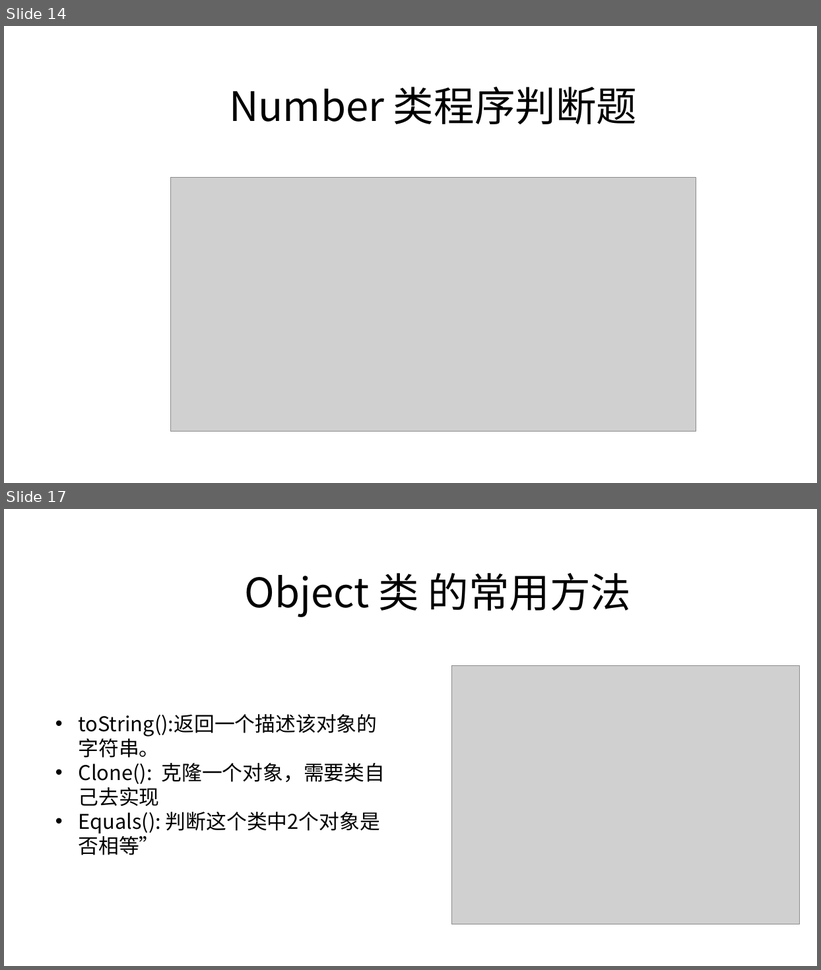
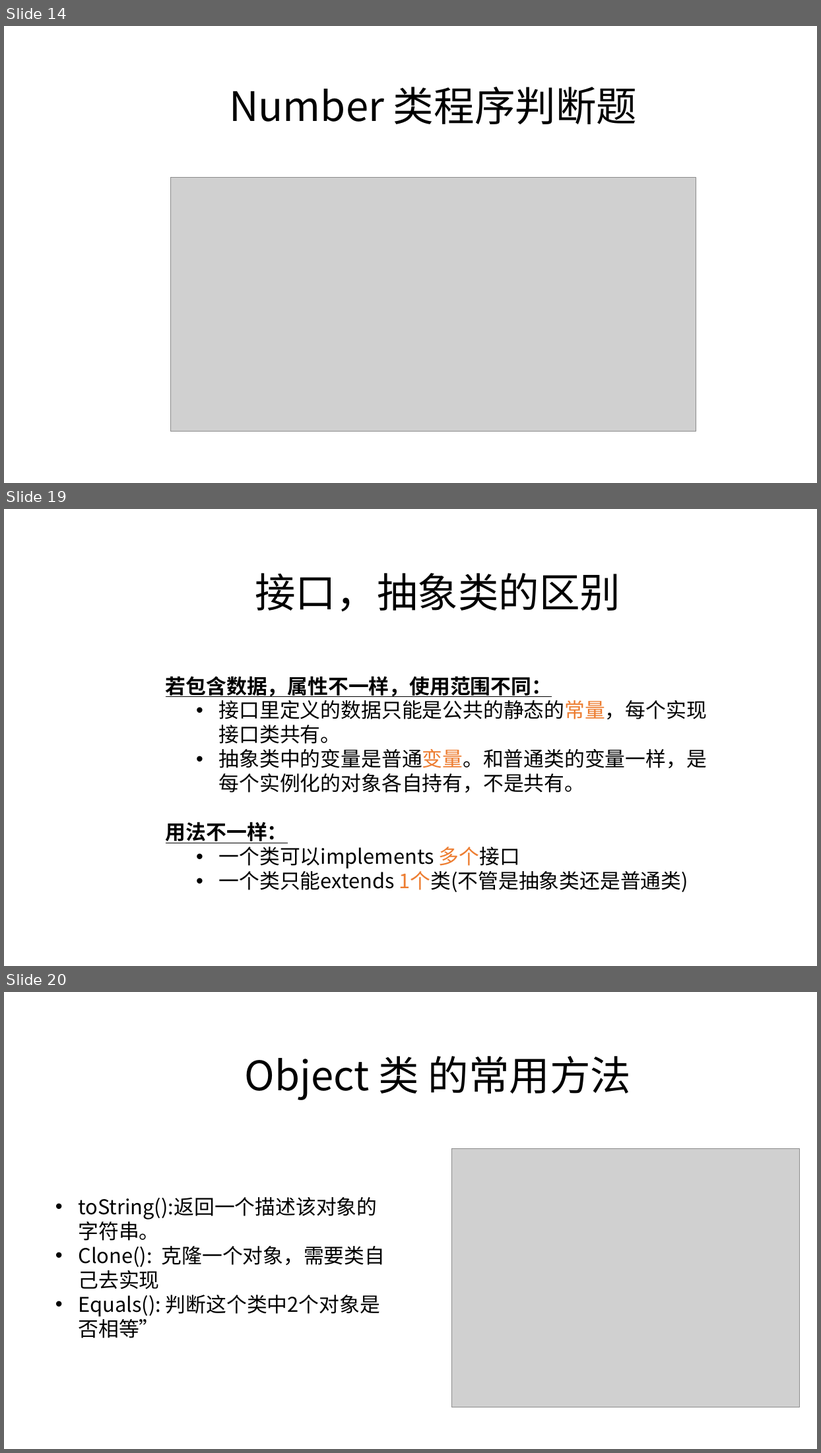
Before and after one commit to zjyesir/hmc_java_1, a slide deck: ppt/12.抽象类和接口.pptx. Shown one above the other, each under a label of ours: slides 14 and 17 before the commit, slides 14, 19 and 20 after it; the slides between them are not shown. The pictures are 821x970 and 821x1453 pixels, drawn with LibreOffice and Linux fonts; fonts in the diff are those of the drawing; grey boxes stand for pictures; background and template pictures are left out. Boxes give left, top, right and bottom in pixels: in the first picture for what was removed or moved away, otherwise in the second. Text is boxed around its words. In the diff, an @@ line names an element or a change of style, - is before the commit and + after.

Commit message:
抽象和接口 继续1

```diff
--- a/ppt/12.抽象类和接口.pptx
+++ b/ppt/12.抽象类和接口.pptx
@@ slide 19 added at box(4, 509, 817, 966), background picture (left out) @@
@@ text added at box(255, 573, 620, 612), 48 pt, text #000000 @@
+接口，抽象类的区别
@@ text added at box(166, 676, 707, 892), 24 pt, text #000000 @@
+若包含数据，属性不一样，使用范围不同：
+  • 接口里定义的数据只能是公共的静态的常量，每个实现接口类共有。
+  • 抽象类中的变量是普通变量。和普通类的变量一样，是每个实例化的对象各自持有，不是共有。
+用法不一样：
+  • 一个类可以implements 多个接口
+  • 一个类只能extends 1个类(不管是抽象类还是普通类)
@@ what was slide 17 is now slide 20 @@
```
Also in this commit, not shown: 1 slide changed, 3 other slides added, 1 slide removed.
